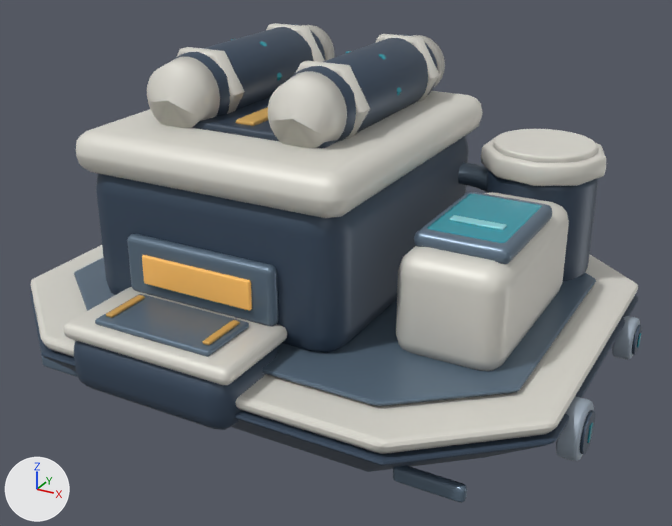
An edit to the glTF model space-battleship/assets/galaxy/v3/buildings/interstellar_refinery/interstellar_refinery_lv3.glb, drawn before and after from the same camera.
Rendered twice from a 50 mm camera at (5.19, -9.27, 5.83) aimed at (0.19, -0.19, 1.29). The lights are fixed; the arrows at lower left show +X, +Y and +Z. The older version comes first. Where no turn or scale is listed for an object, it has been applied to the vertices. Vertices at exactly the same position are counted once.

Names of what the first picture shows: 'Structure'.
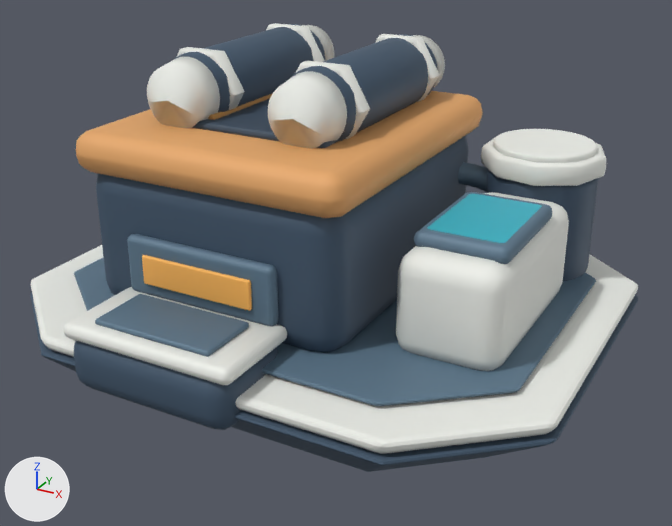
What changed in the scene script:
```text
Add mat_galaxytoonfoundry:
    mat_galaxytoonfoundry = bpy.data.materials.new('GalaxyToonFoundry')
    mat_galaxytoonfoundry.use_nodes = True; mat_galaxytoonfoundry.node_tree.nodes.clear()
    _N = mat_galaxytoonfoundry.node_tree.nodes; _L = mat_galaxytoonfoundry.node_tree.links
    n0 = _N.new('ShaderNodeBsdfPrincipled'); n0.name = 'Principled BSDF'
    n0.inputs[1].default_value = 0.08  # 'Metallic'
    n0.inputs[2].default_value = 0.62  # 'Roughness'
    n1 = _N.new('ShaderNodeOutputMaterial'); n1.name = 'Material Output'
    n2 = _N.new('ShaderNodeVertexColor'); n2.name = 'Color Attribute'
    _L.new(n0.outputs[0], n1.inputs[0])  # 'BSDF' to 'Surface'
    _L.new(n2.outputs[0], n0.inputs[0])  # 'Color' to 'Base Color'
Change me_floatingnavyhull_002:
    used by ob_structure; location = (0.0, 0.08, 0.0)
    remove me_floatingnavyhull_002.from_pydata(...)  # 6188 vertices, 12180 faces; spans x -3.61..3.61, y -3.07..2.9, z 0.0..3.78
    add me_floatingnavyhull_002.from_pydata(...)  # 3548 vertices, 6972 faces; spans x -3.43..3.43, y -3.07..2.9, z 0.0..3.78
    me_floatingnavyhull_002 part 1: the loose piece of 96 vertices spanning x -1.33..-1.07, y -1.02..1.02, z 3.06..3.13 is scaled about its middle by (1.61, 1, 1.4), then moved by (0.05, 0.0, 0.0)
    me_floatingnavyhull_002 part 2: 20 loose pieces with 2640 vertices, spanning x -3.61..3.61, y -2.78..1.38, z 0.09..3.73, are deleted
    me_floatingnavyhull_002 part 3: 6596 kept faces spanning x -3.43..3.43, y -3.07..2.9, z 0.0..3.78 get new vertex colours
    me_floatingnavyhull_002 part 4: 188 faces spanning x -2.29..1.19, y -2.0..2.0, z 2.53..3.01 switch from mat_galaxytoonarmor to mat_galaxytoonfoundry
    other edits to the shape of me_floatingnavyhull_002 do not show in these pictures
    remove me_floatingnavyhull_002.materials.append(mat_galaxytoonreflection)
```

Where the change shows, as pixel boxes [x1, y1, x2, y2] in the pictures (672 x 526 px; the box of a moved part takes in the faces that stretch with it):
'Structure', reshaped (6% shorter)
    before: [30, 23, 642, 503]
    after: [30, 23, 638, 472]
part 1 of me_floatingnavyhull_002, moved or reshaped (not visible before)
    after: [208, 93, 273, 120]
part 2 of me_floatingnavyhull_002, deleted
    before: [42, 39, 642, 503]
part 3 of me_floatingnavyhull_002, recoloured
    both: [30, 23, 638, 469]
part 4 of me_floatingnavyhull_002, recoloured (grey to orange)
    both: [76, 91, 483, 218]
